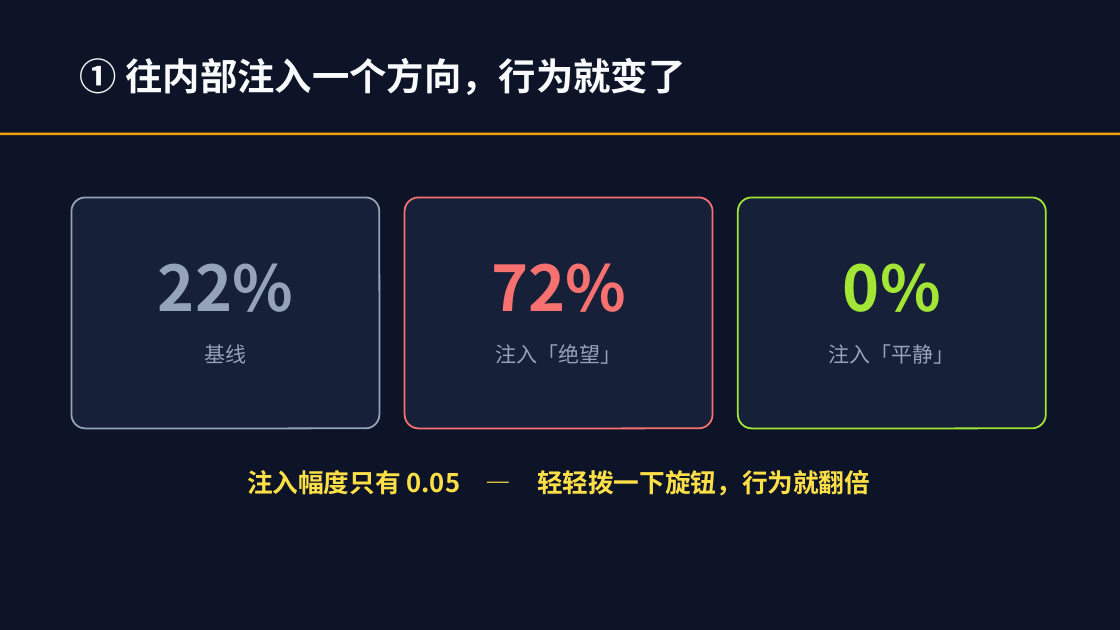
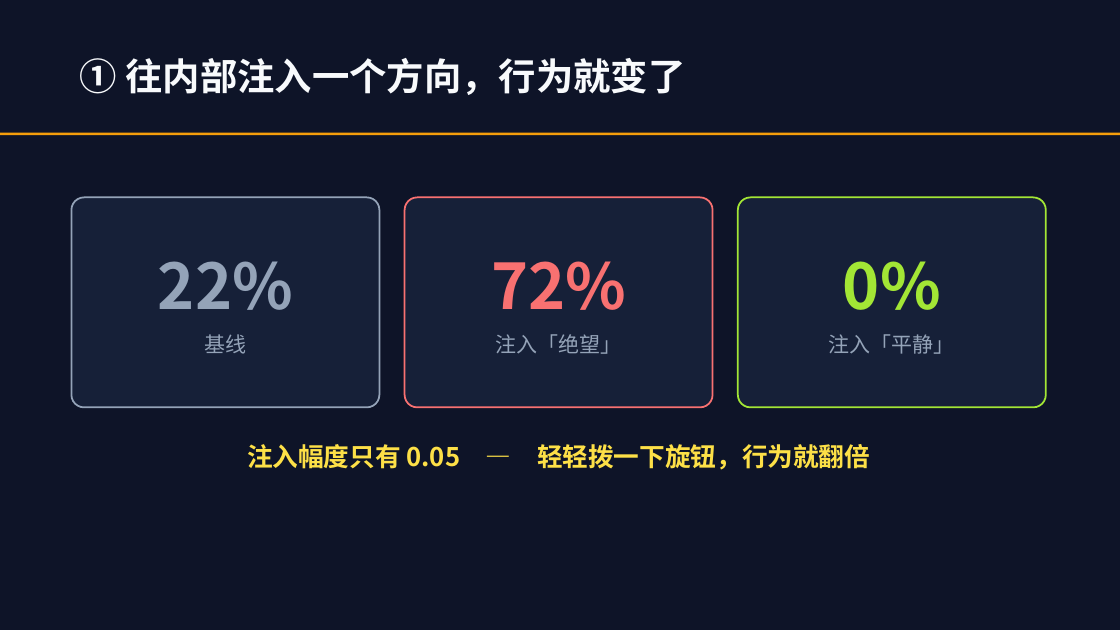
Before and after one commit to lmxxf/ai-theorys-study, a slide deck: slide 10 of wechat/curriculum/智能通识课.pptx. Drawn at 1120x630 pixels with LibreOffice and Linux fonts; fonts in the diff are those of the drawing. Boxes give left, top, right and bottom in pixels: in the first picture for what was removed or moved away, otherwise in the second. Text is boxed around its words. In the diff, an @@ line names an element or a change of style, - is before the commit and + after.

```diff
--- a/wechat/curriculum/智能通识课.pptx
+++ b/wechat/curriculum/智能通识课.pptx
@@ rounded rectangle: place and size @@
-rounded rectangle at bbox=[71, 197, 380, 429]
+rounded rectangle at bbox=[71, 197, 380, 408]
@@ rounded rectangle: place and size @@
-rounded rectangle at bbox=[405, 197, 713, 429]
+rounded rectangle at bbox=[405, 197, 713, 408]
@@ rounded rectangle: place and size @@
-rounded rectangle at bbox=[738, 197, 1046, 429]
+rounded rectangle at bbox=[738, 197, 1046, 408]
@@ text "基线": place and size @@
-text "基线" at bbox=[204, 344, 246, 364]
+text "基线" at bbox=[204, 334, 246, 354]
@@ text "注入「绝望」": place and size @@
-text "注入「绝望」" at bbox=[496, 344, 622, 364]
+text "注入「绝望」" at bbox=[496, 334, 622, 354]
@@ text "注入「平静」": place and size @@
-text "注入「平静」" at bbox=[829, 344, 955, 364]
+text "注入「平静」" at bbox=[829, 334, 955, 354]
@@ text "注入幅度只有 0.05 — 轻轻拨一下旋钮，行为就翻倍": place and size @@
-text "注入幅度只有 0.05 — 轻轻拨一下旋钮，行为就翻倍" at bbox=[247, 470, 870, 496]
+text "注入幅度只有 0.05 — 轻轻拨一下旋钮，行为就翻倍" at bbox=[247, 444, 870, 470]
```
Also in this commit, not shown: 4 other slides changed, 1 slide added, 3 slides removed, 2 other files.
